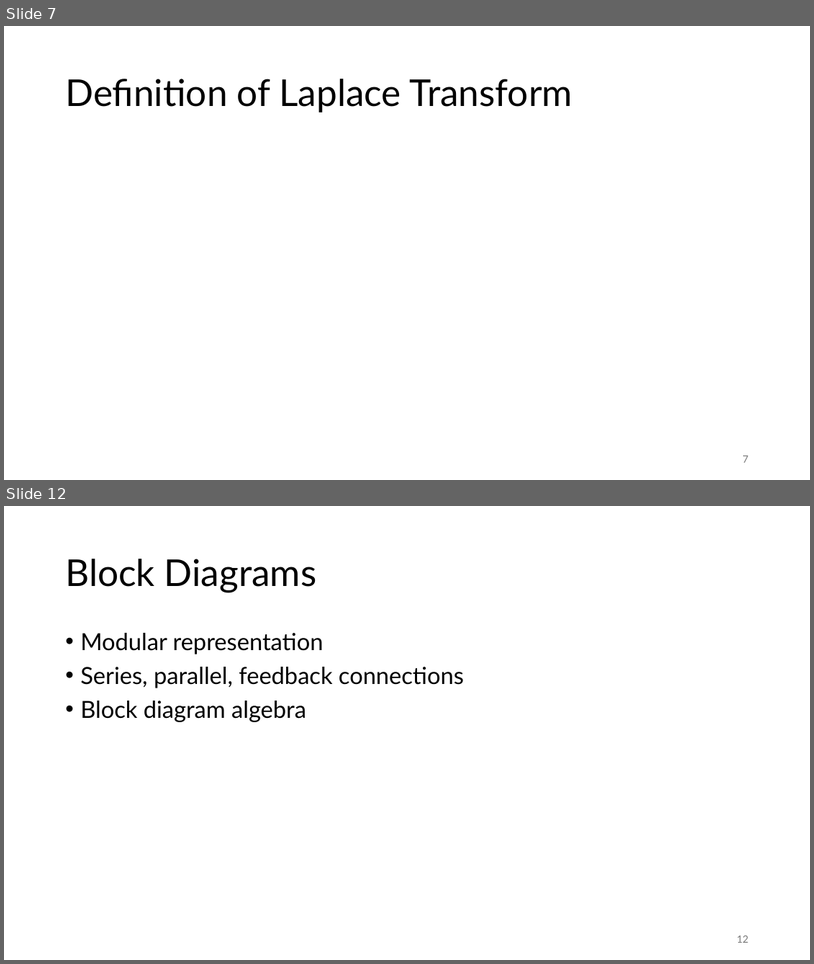
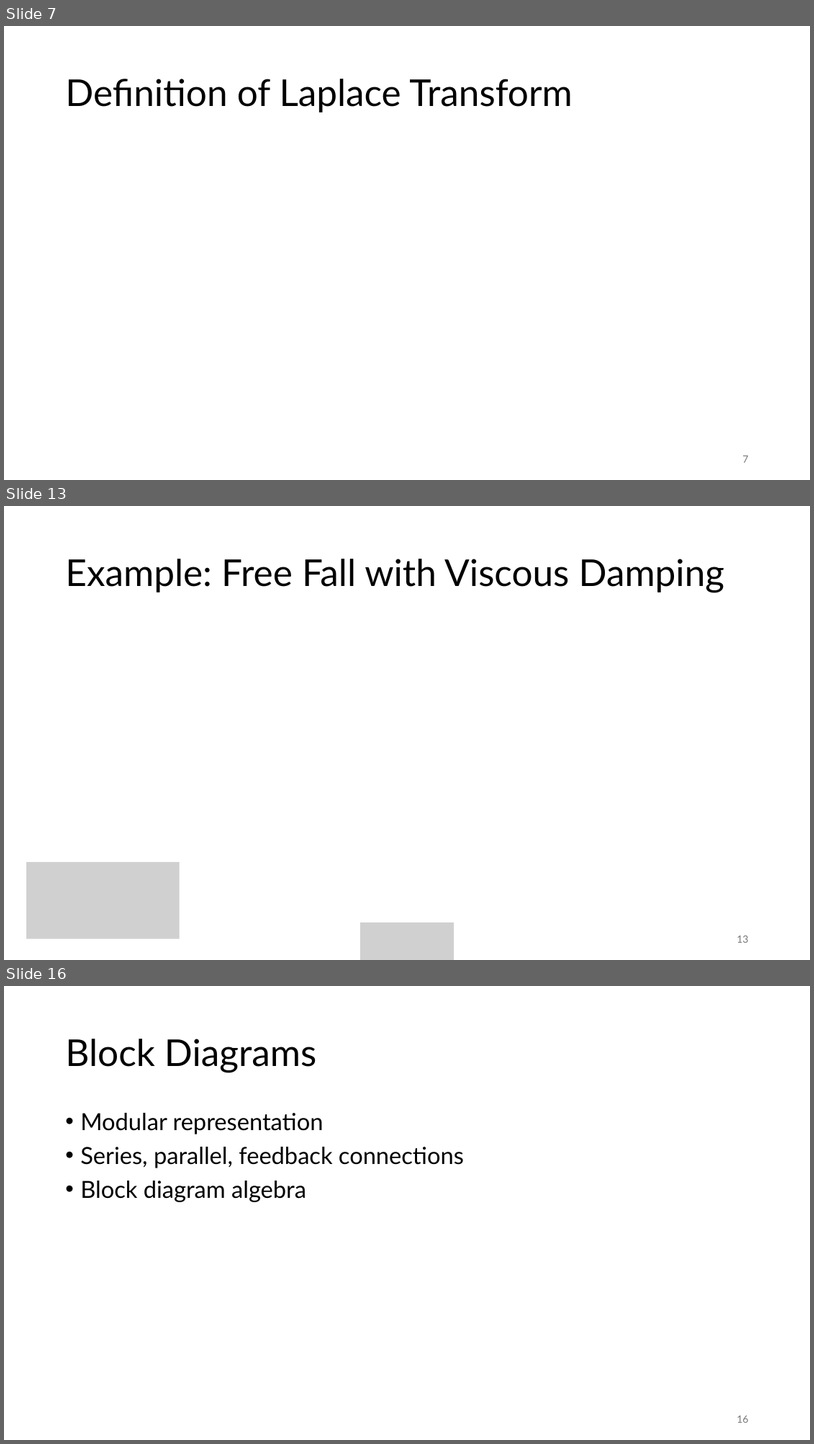
Before and after one commit to FelixWick/control_engineering, a slide deck: slides/3_Laplace.pptx. Shown one above the other, each under a label of ours: slides 7 and 12 before the commit, slides 7, 13 and 16 after it; the slides between them are not shown. The pictures are 814x964 and 814x1444 pixels, drawn with LibreOffice and Linux fonts; fonts in the diff are those of the drawing; grey boxes stand for pictures. Boxes give left, top, right and bottom in pixels: in the first picture for what was removed or moved away, otherwise in the second. Text is boxed around its words. In the diff, an @@ line names an element or a change of style, - is before the commit and + after.

```diff
--- a/slides/3_Laplace.pptx
+++ b/slides/3_Laplace.pptx
@@ slide 13 added at [4, 506, 810, 960], background #FFFFFF @@
@@ title added at [65, 559, 725, 592], 44 pt, text #000000 @@
+Example: Free Fall with Viscous Damping
@@ picture added at [26, 862, 180, 939] @@
@@ picture added at [360, 922, 454, 960] @@
@@ page number added at [737, 935, 748, 942], 12 pt, text #797979 @@
+13
@@ what was slide 12 is now slide 16 @@
@@ page number at [737, 1415, 748, 1422]: text changed @@
-12
+16
```
Also in this commit, not shown: 4 slides changed, 3 other slides added.
